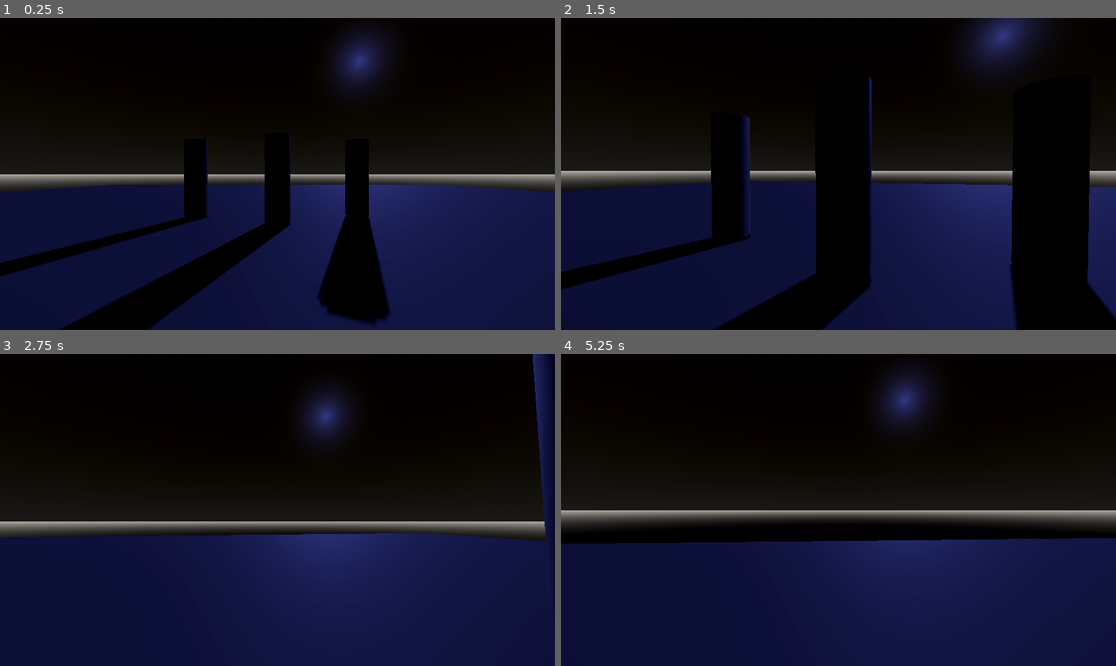
Above: before the commit, frames 1-4 (two rows, left to right).
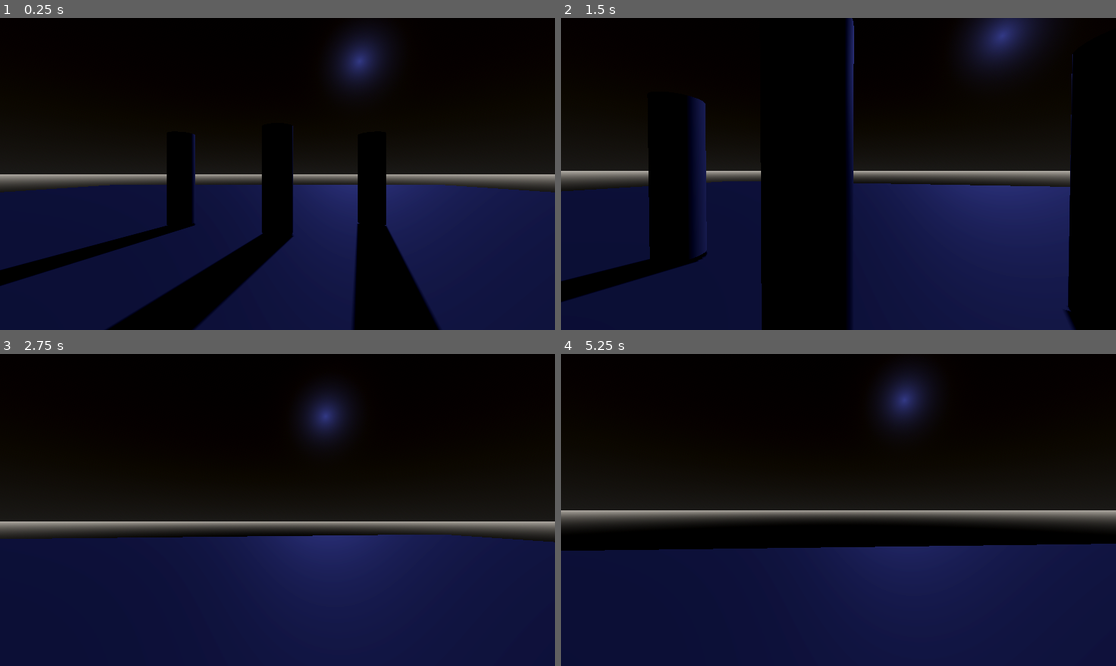
Above: after the commit, the same moments.

Repository: HyperGameDev/You-Are-A-Friend
Game: Godot game, scene res://main_scene.tscn
Same seed, same stepped clock (60 frames per second), same inputs: the game is played once before the commit and once after it.
Inputs (mouse positions are in pixels of both pictures, inside the frame that each line leads up to):
- Up to frame 1 (0.25 s): no input
- Up to frame 2 (1.5 s): tap Enter (ui_accept) at 0.5, 0.77 s; move the mouse to (866, 174) at 0.52 s; hold Up (forward) from 0.53 s (still down); click (866, 174) at 0.6 s; move the mouse to (810, 174) at 1.27 s; click (810, 174) at 1.35 s
- Up to frame 3 (2.75 s): keep holding Up (forward); tap Enter (ui_accept) at 1.52 s; move the mouse to (288, 503) at 2.02 s; click (288, 503) at 2.1 s
- Up to frame 4 (5.25 s): keep holding Up (forward); move the mouse to (832, 516) at 2.77 s; click (832, 516) at 2.85 s; tap Enter (ui_accept) at 3.02, 3.77, 4.52 s; move the mouse to (877, 513) at 3.52 s; click (877, 513) at 3.6 s; move the mouse to (794, 506) at 4.27 s; click (794, 506) at 4.35 s; move the mouse to (844, 510) at 5.02 s; click (844, 510) at 5.1 s

The runs differ from the first frame. In frame 1, 11% of the frame differs, in the area x 0-83%, y 34-100%; in frame 2, 20%, in the area x 0-100%, y 0-100%; in frame 3, 2.1%; in frame 4, 2.0%.

Commit message:
Revert "Moved Player"
This reverts commit 6ffb44eb8c52d6e9ab634ac770a7ebe007d53244.

Diff:
--- a/main_scene.tscn
+++ b/main_scene.tscn
@@ -55,7 +55,7 @@
 friend_name = "Biggo"
 
 [node name="Player" type="CharacterBody3D" parent="."]
-transform = Transform3D(1, 0, 0, 0, 1, 0, 0, 0, 1, 0, 0, 7.76812)
+transform = Transform3D(1, 0, 0, 0, 1, 0, 0, 0, 1, 0, 0, 6.29713)
 script = ExtResource("2_u6486")
 
 [node name="Camera3D" type="Camera3D" parent="Player"]
